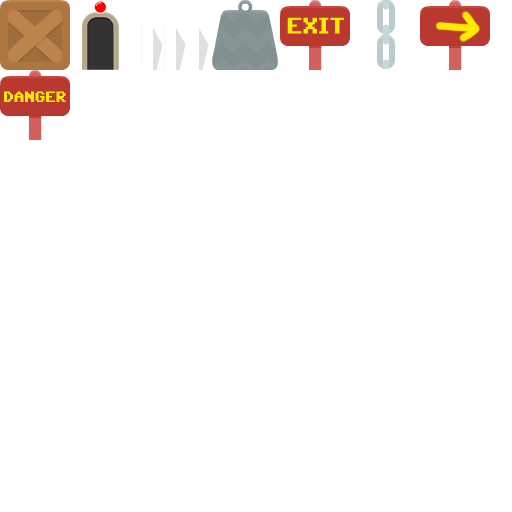
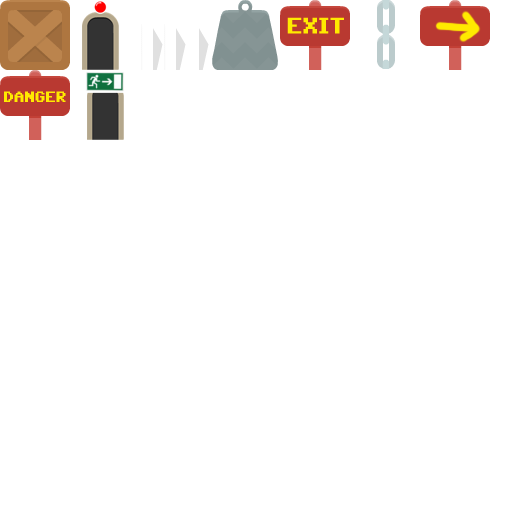
Layers edited between the first and the second 512px x 512px image:
added layer "Layer 9" above "Layer 8" over [86, 72, 124, 140]
